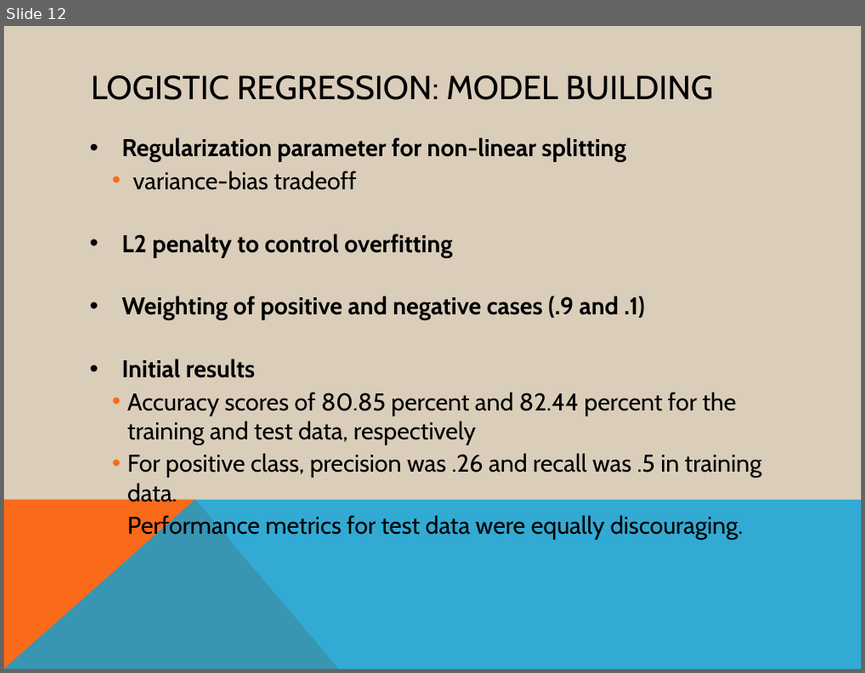
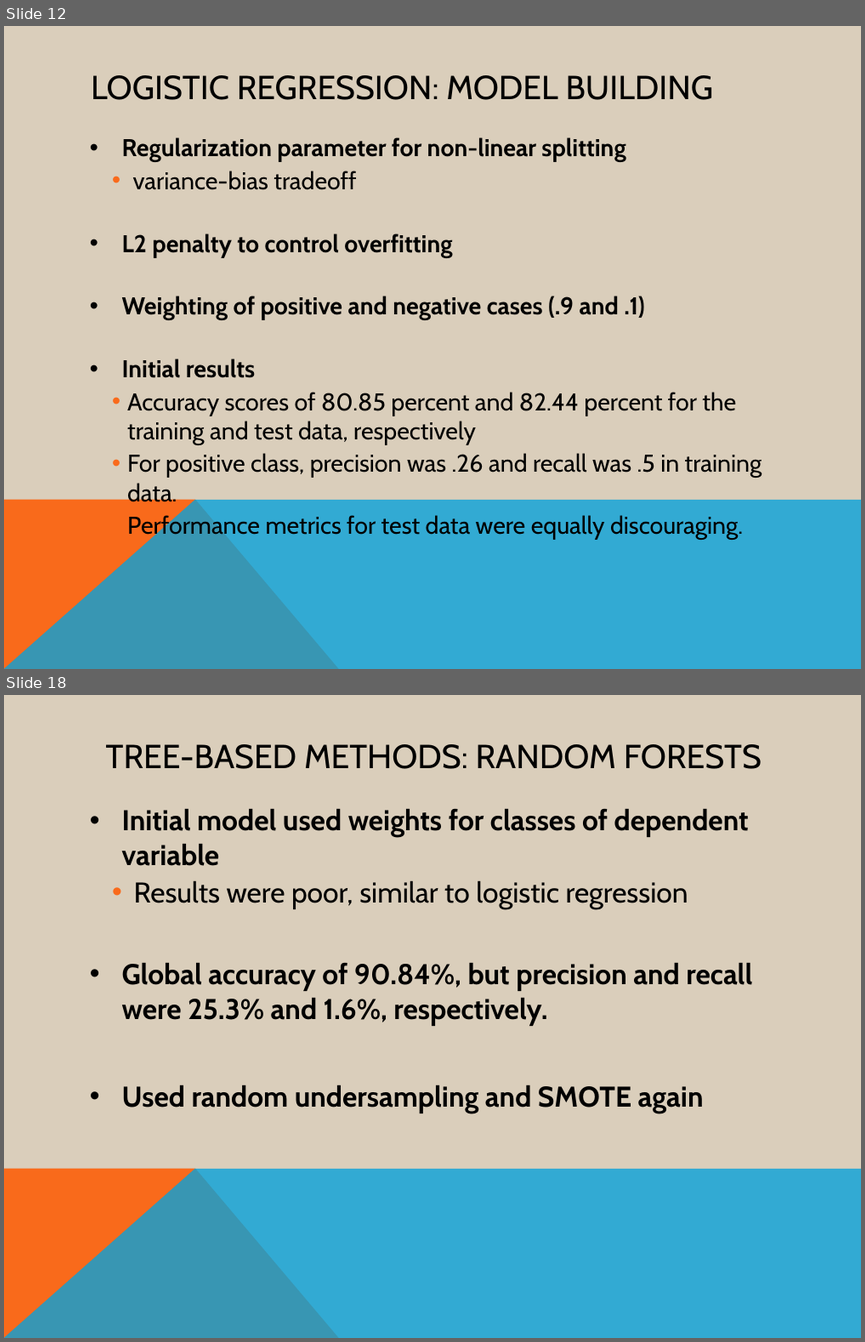
Before and after one commit to AOlden/sb-projects, a slide deck: diabetes_readmission/CP1_deck.pptx. Shown one above the other, each under a label of ours: slide 12 before the commit, slides 12 and 18 after it; the slides between them are not shown. The pictures are 865x673 and 865x1342 pixels, drawn with LibreOffice and Linux fonts; fonts in the diff are those of the drawing. Boxes give left, top, right and bottom in pixels: in the first picture for what was removed or moved away, otherwise in the second. Text is boxed around its words. In the diff, an @@ line names an element or a change of style, - is before the commit and + after.

```diff
--- a/diabetes_readmission/CP1_deck.pptx
+++ b/diabetes_readmission/CP1_deck.pptx
@@ slide 18 added at (x1=4, y1=695, x2=861, y2=1338), background #DACEBB; not listed: 2 template elements that a slide beside it also shows @@
@@ title added at (x1=106, y1=744, x2=761, y2=769), 28 pt, text #000000 @@
+TREE-BASED METHODS: RANDOM FORESTS
@@ text added at (x1=122, y1=808, x2=752, y2=1113), 24 pt, text #000000, bold @@
+• Initial model used weights for classes of dependent variable
+    • Results were poor, similar to logistic regression
+• Global accuracy of 90.84%, but precision and recall were 25.3% and 1.6%, respectively.
+• Used random undersampling and SMOTE again
```
Also in this commit, not shown: 12 other slides added, 2 slides removed.
